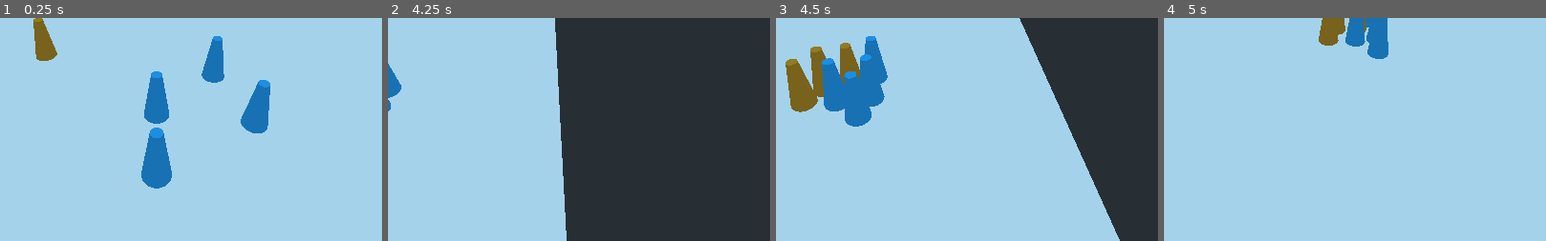
Above: before the commit, frames 1-4 (left to right).
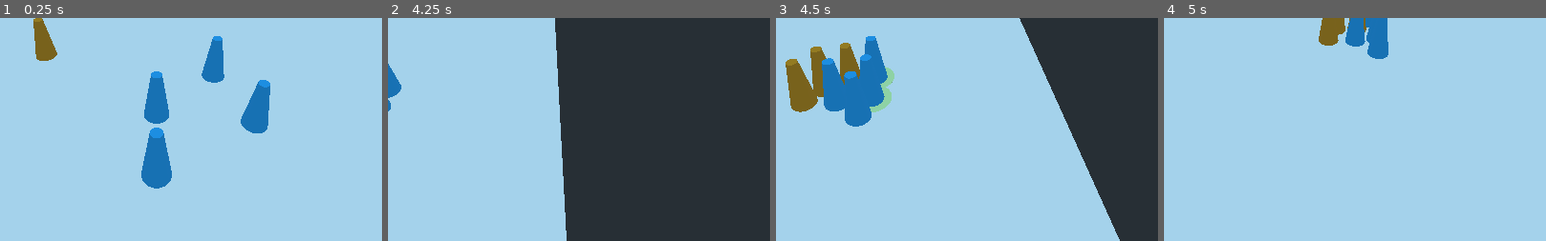
Above: after the commit, the same moments.

Repository: therogerwang/thirty-day-game-dev
Game: Godot game, scene res://3D Scene.tscn
Two runs of this game, one before a commit and one after it. Both use one fixed random seed, a clock stepped at 60 frames per second and the inputs below. The project has no main scene, so this scene is started directly.
Inputs (mouse positions are % of the whole screen's width and height, from its top left):
- Up to frame 1 (0.25 s): no input
- Up to frame 2 (4.25 s): tap Enter at 0.5 s; move the mouse to (72, 45) at 0.52 s; press the mouse at (72, 45) at 0.53 s; hold Right (ui_right) 0.53-1.28 s; right-click (72, 45) at 0.6 s; move the mouse to (30, 55) at 1.27 s; release the mouse at (30, 55) at 1.28 s; hold Down (ui_down) 1.28-2.03 s; click (30, 55) at 1.35 s; click (30, 55) at 1.52 s; right-click (30, 55) at 1.55 s; click (30, 55) at 1.82 s; move the mouse to (60, 28) at 2.02 s; press the mouse at (60, 28) at 2.03 s; hold Right (ui_right) 2.03-2.78 s; right-click (60, 28) at 2.1 s; move the mouse to (45, 70) at 2.77 s; release the mouse at (45, 70) at 2.78 s; hold Up (ui_up) 2.78-3.53 s; right-click (45, 70) at 2.85 s; click (45, 70) at 3.02 s; click (45, 70) at 3.32 s; move the mouse to (80, 65) at 3.52 s; press the mouse at (80, 65) at 3.53 s; hold Left (ui_left) from 3.53 s (still down)
- Up to frame 3 (4.5 s): keep holding Left (ui_left); move the mouse to (20, 35) at 4.27 s; release the mouse at (20, 35) at 4.28 s; right-click (20, 35) at 4.35 s
- Up to frame 4 (5 s): keep holding Left (ui_left); click (20, 35) at 4.52 s; click (20, 35) at 4.82 s
The pictures show only the part of the screen within x 30-80%, y 43-93%; the shares and areas given below are measured in that part.

Frames 1-2 are identical in both runs. In frame 3, 0.4% of the frame differs, in the area x 24-31%, y 21-43%; in frame 4, nothing differs.

Commit message:
selection box done!

Diff:
--- a/CameraController.gd
+++ b/CameraController.gd
@@ -12,7 +12,7 @@
 
 const player_team = 0				# Team identifier for the player
 var selected_units : Array = []				# Array to hold selected units
-
+var start_sel_pos = Vector2()
 # Called when the node enters the scene tree for the first time.
 func _ready():
 	pass # Replace with function body.
@@ -23,6 +23,30 @@
 	perform_camera_movement()
 
 
+	var mouse_pos : Vector2 = get_viewport().get_mouse_position()
+	if Input.is_action_just_pressed("ui_select"):
+		selection_box.start_sel_pos = mouse_pos
+		start_sel_pos = mouse_pos
+
+
+
+	if Input.is_action_pressed("ui_select"):
+		selection_box.m_pos = mouse_pos
+		selection_box.is_visible = true
+	else:
+		selection_box.is_visible = false
+
+	if Input.is_action_just_released("ui_select"):
+
+		if abs(start_sel_pos.distance_to(mouse_pos)) > 8:
+			update_player_selection(get_units_in_box(start_sel_pos, mouse_pos))
+		else:
+			update_player_selection([
+				get_obj_under_mouse(mouse_pos, environ_collision_mask)
+			])
+
+
+
 func _physics_process(delta):
 
 	if Input.is_action_just_pressed("ui_move_click"):
@@ -30,10 +54,7 @@
 		move_all_units(mouse_pos)
 
 #		print("clicked position %s" % clicked_pos )
-	if Input.is_action_just_pressed("ui_select"):
-		var mouse_pos : Vector2 = get_viewport().get_mouse_position()
-		if get_obj_under_mouse(mouse_pos, environ_collision_mask) is class_worker:
-			print("IS worker!!")
+
 
 
 
@@ -121,8 +142,9 @@
 Given an array of objects to select, checks each obj,and updates the class's
 selected_units array and performs routines associated with unit selection on each unit.
 
-"""
-func select_units(obj_array: Array) -> void:
+With multiple units, will only select those on the player's team.
+"""
+func update_player_selection(obj_array: Array) -> void:
 
 	var units : Array = []
 
@@ -131,10 +153,12 @@
 		unit.call("on_deselect")
 
 	if obj_array.size() == 1:
+
 		# can select any unit and info
-		var unit : class_worker = obj_array[0]
-		unit.on_select()
-		units = obj_array
+		if obj_array[0] is class_worker:
+			var unit : class_worker = obj_array[0]
+			unit.on_select()
+			units = obj_array
 	else:
 		# can only select units of player's team. also handles 0 case
 		for unit in obj_array:
@@ -146,6 +170,8 @@
 	selected_units = units
 
 
+
+
 ################ MISC HELPER FUNCTIONS ######################
 
 """
@@ -171,3 +197,30 @@
 
 	#get collided obj
 	return selected_dict["collider"]
+
+
+"""
+Given two corners of a box, gets the objects of group 'units' within the box.
+
+Returns the units within the drawn box as an array.
+"""
+func get_units_in_box(top_left: Vector2, bot_right: Vector2) -> Array:
+
+	# deal with inverted box corners
+	if top_left.x > bot_right.x:
+		var tmp = top_left.x
+		top_left.x = bot_right.x
+		bot_right.x = tmp
+	if top_left.y > bot_right.y:
+		var tmp = top_left.y
+		top_left.y = bot_right.y
+		bot_right.y = tmp
+	var box = Rect2(top_left, bot_right - top_left)
+
+	# get the units in the box
+	var box_selected_units = []
+	for object in get_tree().get_nodes_in_group("units"):
+		var unit : class_worker = object
+		if box.has_point(camera.unproject_position(unit.global_transform.origin)):
+			box_selected_units.append(unit)
+	return box_selected_units
